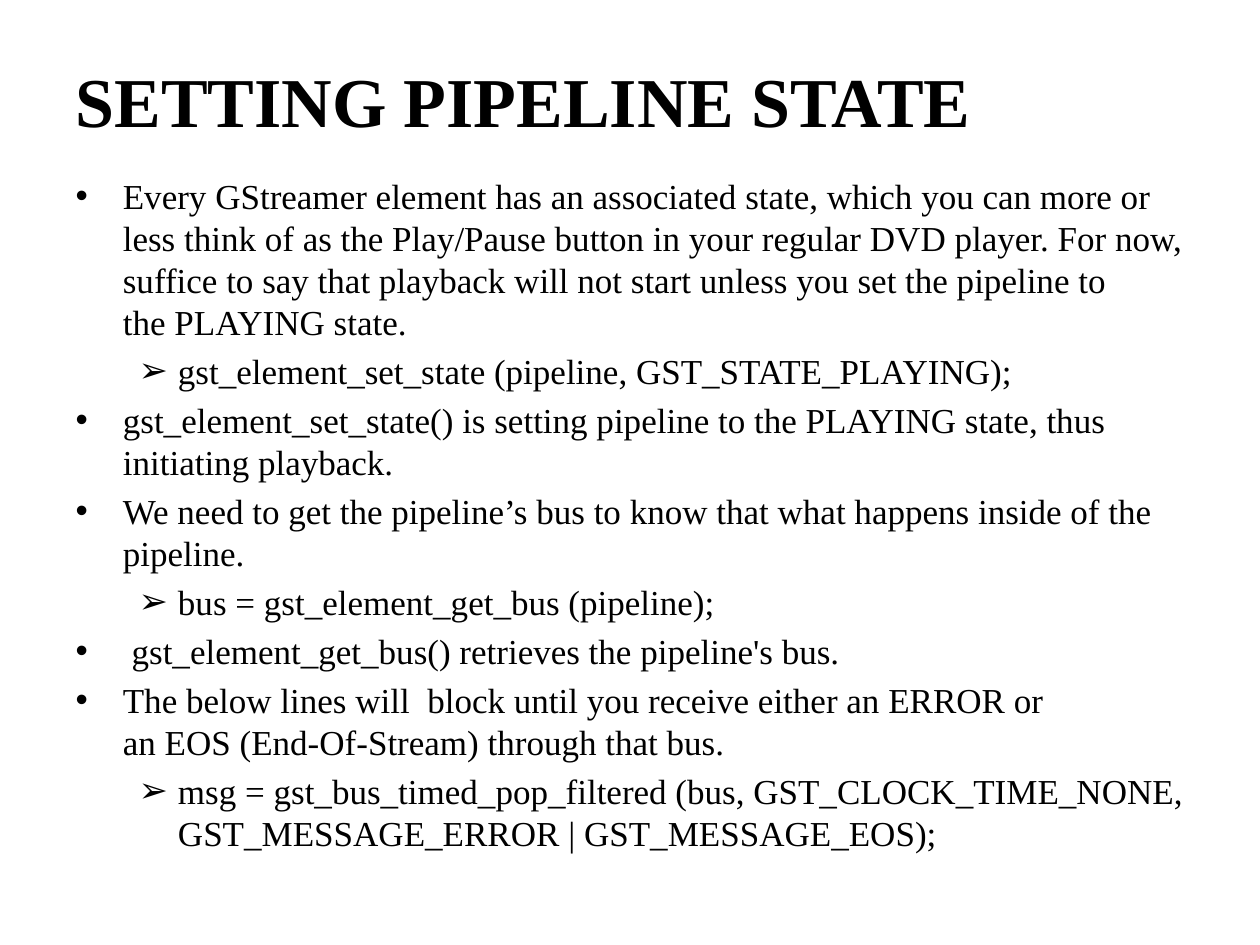
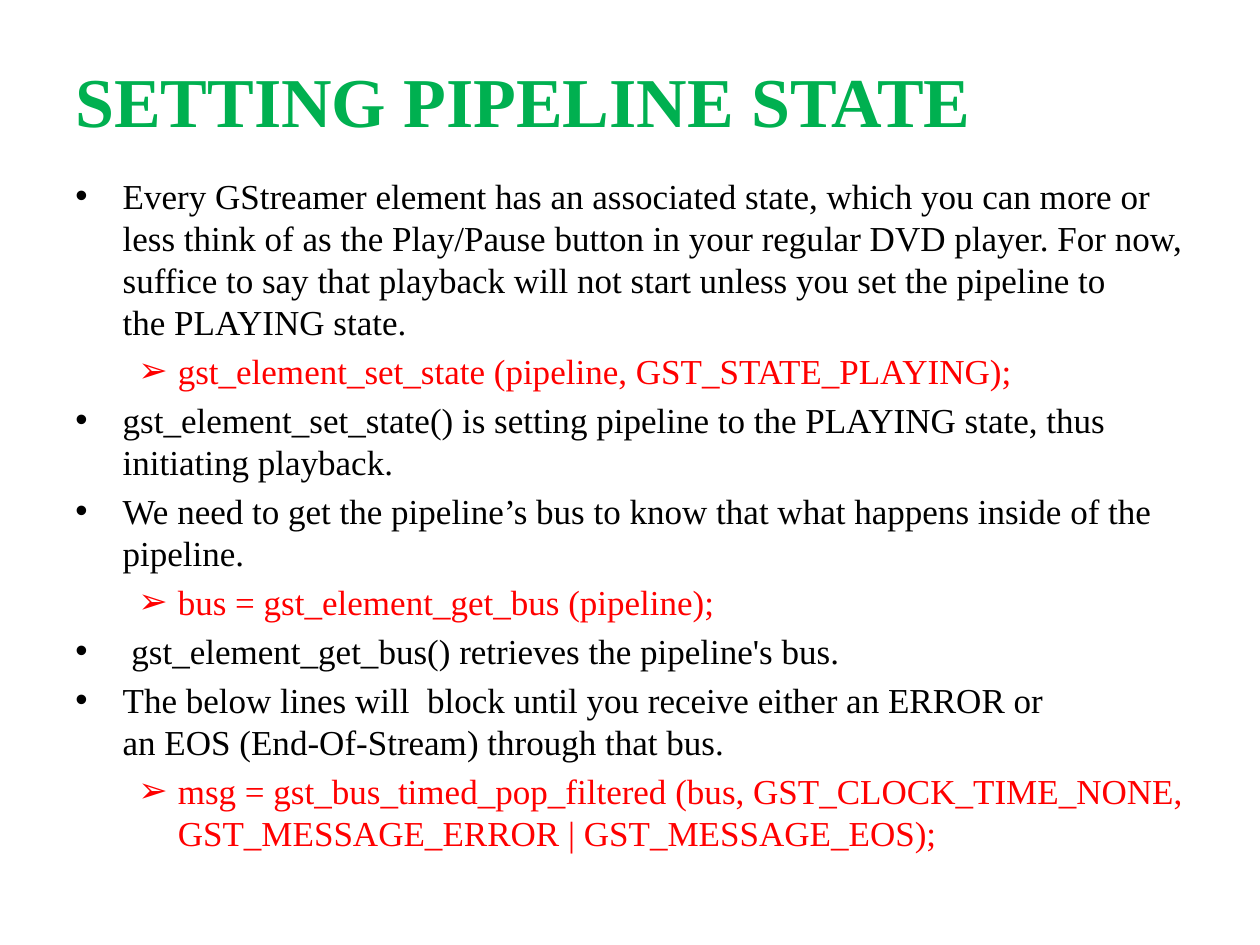
Before and after one commit to shashikala-katthi/TSHtraining, a slide deck: slide 10 of Video/Docs/Gstreamer.pptx (slide 6 before the commit). Drawn at 1260x945 pixels with LibreOffice and Linux fonts; fonts in the diff are those of the drawing. Boxes give left, top, right and bottom in pixels: in the first picture for what was removed or moved away, otherwise in the second. Text is boxed around its words. In the diff, an @@ line names an element or a change of style, - is before the commit and + after.

```diff
--- a/Video/Docs/Gstreamer.pptx
+++ b/Video/Docs/Gstreamer.pptx
@@ text "SETTING PIPELINE STATE" at (75,80,970,128): text colour #000000 to #00B050 @@
@@ text "Every GStreamer element has an ..." at (123,184,1182,853): text colour #000000 to #FF0000 in "gst_element_set_state (pipeline, GST_STATE_PLAYING);", "bus = gst_element_get_bus (pipeline);", "msg = gst_bus_timed_pop_filtered (bus, GST_CLOCK_TIME_NONE,  ..."; indent changed @@
```
Also in this commit, not shown: 19 other slides changed, 7 slides added.
